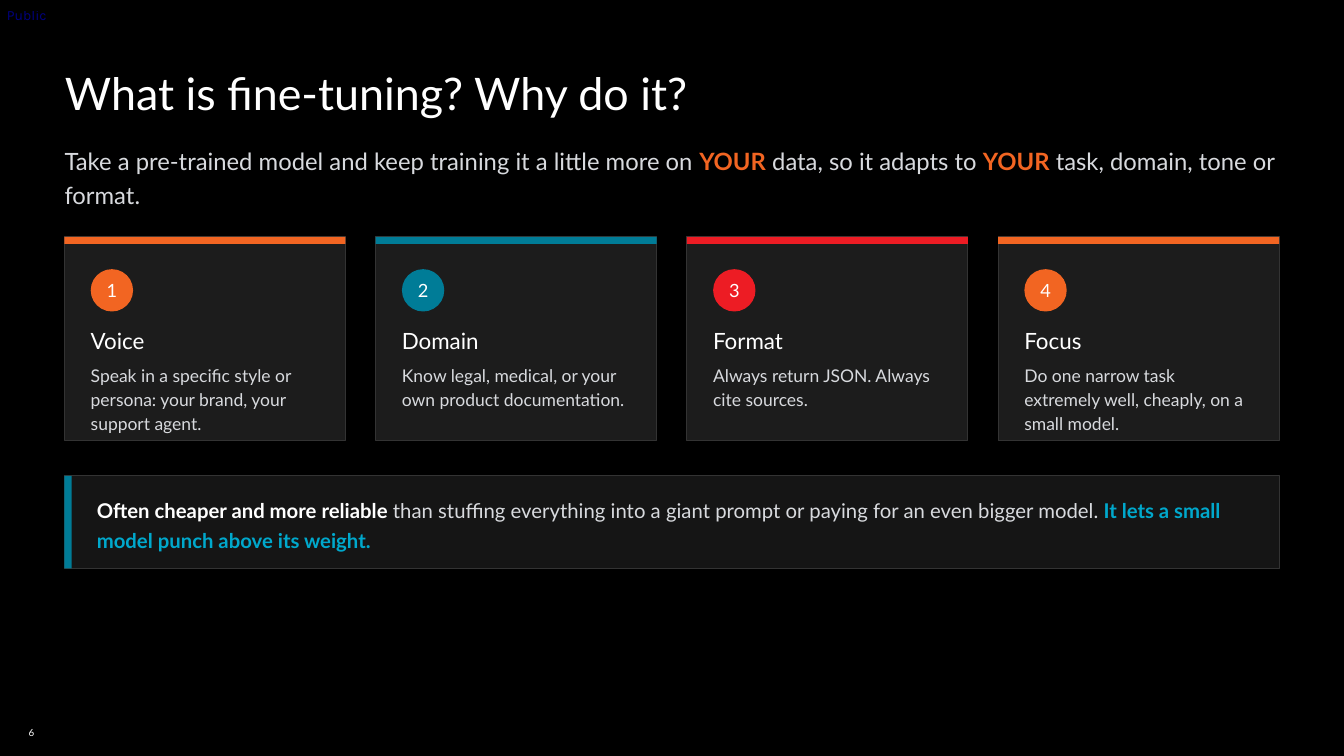
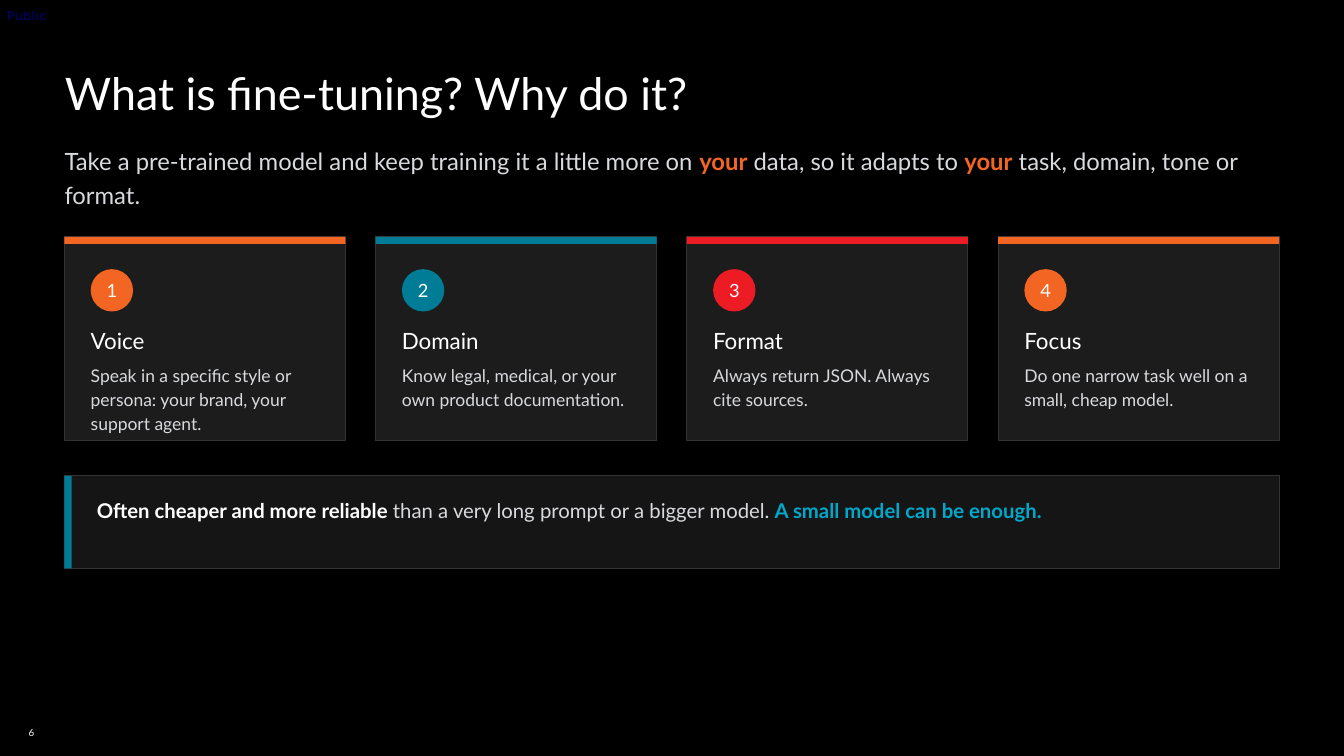
Before and after one commit to TwelveNights/Unsloth-RL-Workshop-on-Radeon, a slide deck: slide 6 of docs/AMD-Unsloth-GRPO-Fine-tuning1.pptx. Drawn at 1344x756 pixels with LibreOffice and Linux fonts; fonts in the diff are those of the drawing; background and template pictures are left out. Boxes give left, top, right and bottom in pixels: in the first picture for what was removed or moved away, otherwise in the second. Text is boxed around its words. In the diff, an @@ line names an element or a change of style, - is before the commit and + after.

```diff
--- a/docs/AMD-Unsloth-GRPO-Fine-tuning1.pptx
+++ b/docs/AMD-Unsloth-GRPO-Fine-tuning1.pptx
@@ text at (x1=65, y1=152, x2=1238, y2=204): text changed @@
-Take a pre-trained model and keep training it a little more on YOUR data, so it adapts to YOUR task, domain, tone or format.
+Take a pre-trained model and keep training it a little more on your data, so it adapts to your task, domain, tone or format.
@@ text at (x1=1024, y1=369, x2=1248, y2=409): text changed @@
-Do one narrow task extremely well, cheaply, on a small model.
+Do one narrow task well on a small, cheap model.
@@ text at (x1=97, y1=503, x2=1041, y2=522): text changed; bold on @@
-Often cheaper and more reliable than stuffing everything into a giant prompt or paying for an even bigger model. It lets a small model punch above its weight.
+Often cheaper and more reliable than a very long prompt or a bigger model. A small model can be enough.
```
Also in this commit, not shown: 12 other slides changed, 2 other files.
